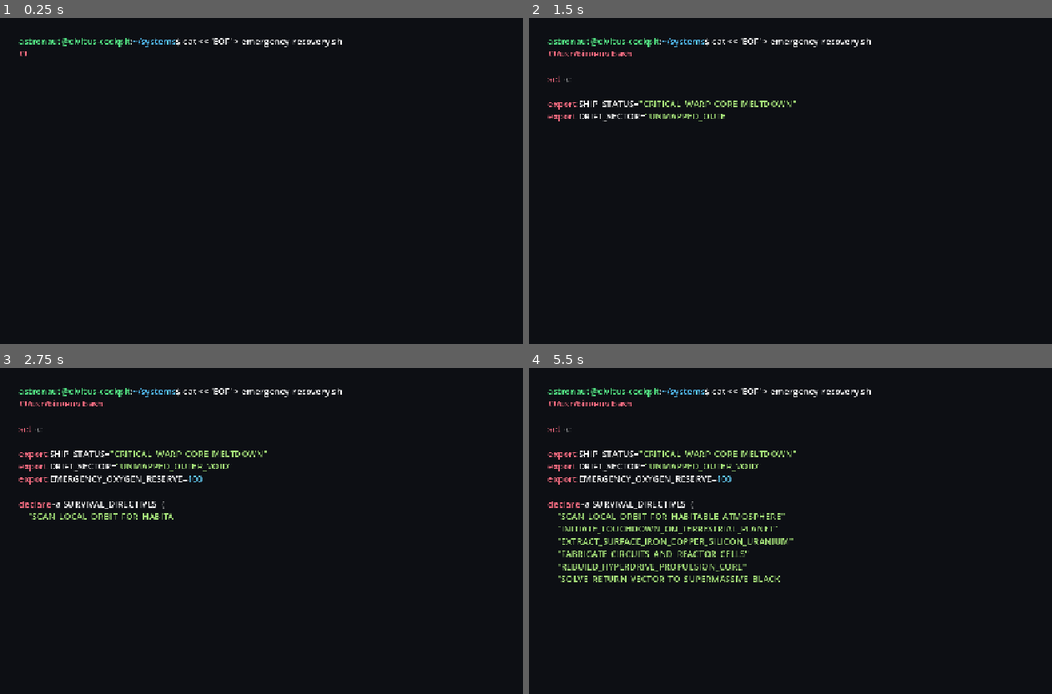
Above: before the commit, frames 1-4 (two rows, left to right).
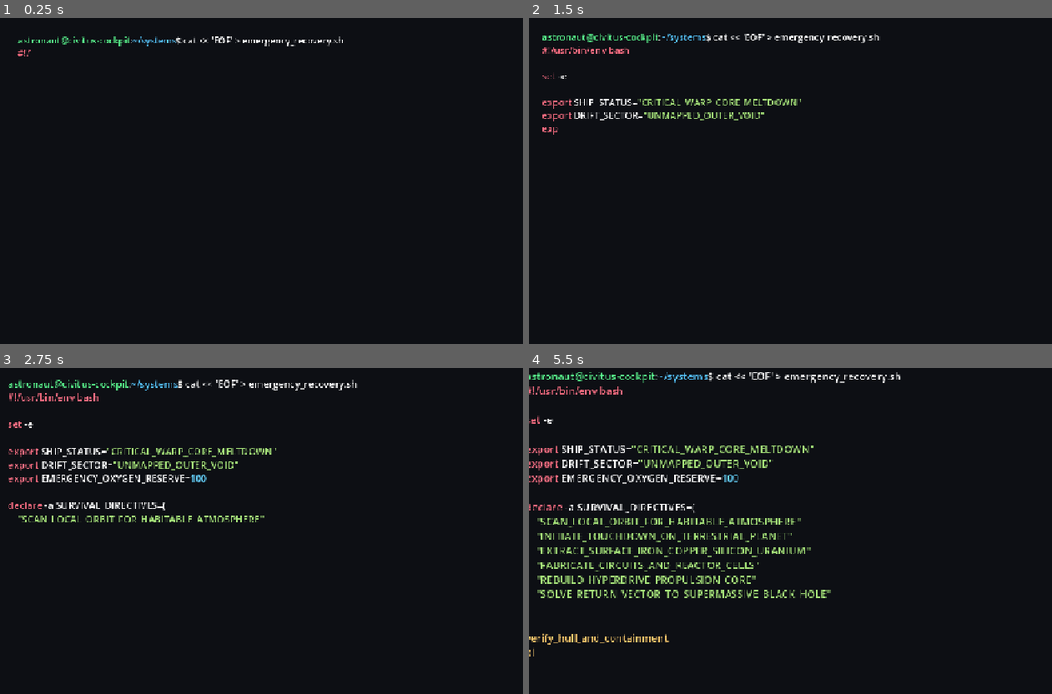
Above: after the commit, the same moments.

Repository: nicolasbuelvas/CIVITUS
Game: Godot game, scene res://scenes/tools/record_authentic_code_intro.tscn
The game is run twice, just before and just after one commit, with the same random seed, the same clock (stepped at 60 frames per second) and the same inputs. This scene is started directly instead of the project's main scene. Sound files missing from this copy of the repository are replaced by a short silence.
Inputs (mouse positions are in pixels of both pictures, inside the frame that each line leads up to):
- Up to frame 1 (0.25 s): no input
- Up to frame 2 (1.5 s): tap Enter at 0.5 s; move the mouse to (1010, 187) at 0.52 s; hold D (move_right) 0.53-1.25 s; hold Left (rotate_cam_left) 0.53-1.25 s; click (1010, 187) at 0.67 s; drag from (727, 223) to (827, 282) at 1.27 s
- Up to frame 3 (2.75 s): move the mouse to (402, 472) at 2.02 s; hold D (move_right) from 2.03 s (still down); hold Shift (sprint) from 2.03 s (still down)
- Up to frame 4 (5.5 s): release D (move_right) at 2.75 s; release Shift (sprint) at 2.75 s; drag from (827, 632) to (664, 498) at 2.77 s; move the mouse to (outside the picture) at 3.52 s; hold A (move_left) 3.53-4.25 s; hold F 3.53-4.25 s; drag from (664, 498) to (764, 462) at 4.27 s; move the mouse to (895, 557) at 5.02 s; hold S (move_backward) from 5.03 s (still down); tap H at 5.1 s; click (895, 557) at 5.17 s

The runs differ from the first frame. In frame 1, 0.8% of the frame differs, in the area x 3-66%, y 5-12%; in frame 2, 2.8%; in frame 3, 4.9%; in frame 4, 10%, in the area x 0-72%, y 1-89%.

Commit message:
feat: 2s black hole, 2s rapid window sun exit, Linux kernel panic crash, typing zoom in, and silence menu music in intro

Diff:
--- a/scripts/autoloads/audio_manager.gd
+++ b/scripts/autoloads/audio_manager.gd
@@ -43,12 +43,6 @@
 	music_player.volume_db = default_music_volume_db
 	add_child(music_player)
 	music_player.finished.connect(_on_music_finished)
-
-	# Default to menu music if available, falling back to ambient gameplay music
-	if sounds.has("music_menu_theme"):
-		play_menu_music(0.0)
-	elif sounds.has("ambient_music"):
-		play_gameplay_music(0.0)
 
 func _on_music_finished() -> void:
 	if music_player and music_player.stream:
--- a/scripts/tools/record_authentic_code_intro.gd
+++ b/scripts/tools/record_authentic_code_intro.gd
@@ -1,7 +1,7 @@
 extends Node3D
 
 var frame_count: int = 0
-var max_frames: int = 1080 # 18.0s @ 60fps
+var max_frames: int = 960 # 16.0s @ 60fps
 var frames_dir: String = "res://temp_frames/authentic_intro/"
 var anim_time: float = 0.0
 
@@ -16,6 +16,7 @@
 
 # UI references
 var black_screen: ColorRect
+var terminal_container: Control
 var terminal_rtl: RichTextLabel
 var fade_overlay: ColorRect
 var title_card: Control
@@ -75,8 +76,11 @@
 var infinite_digits_pool: String = ""
 
 func _ready() -> void:
-	print("[Linux TTY Intro] Initializing 18.0s fast-action intro sequence...")
+	print("[Linux TTY Intro] Initializing fast-action 16s intro sequence...")
 	DirAccess.make_dir_recursive_absolute(ProjectSettings.globalize_path(frames_dir))
+
+	if AudioManager:
+		AudioManager.stop_music(0.0)
 
 	total_bash_chars = bash_script_plain.length()
 
@@ -182,6 +186,12 @@
 	black_screen.color = Color(0.05, 0.06, 0.08, 1.0)
 	add_child(black_screen)
 
+	# Terminal container for dynamic cinematic zoom-in
+	terminal_container = Control.new()
+	terminal_container.set_anchors_preset(Control.PRESET_FULL_RECT)
+	terminal_container.pivot_offset = Vector2(300, 220)
+	black_screen.add_child(terminal_container)
+
 	# Fullscreen Text Area - NO SCROLLBAR, NO SIDEBAR
 	terminal_rtl = RichTextLabel.new()
 	terminal_rtl.bbcode_enabled = true
@@ -189,7 +199,7 @@
 	terminal_rtl.position = Vector2(36, 32)
 	terminal_rtl.size = Vector2(1208, 656)
 	terminal_rtl.add_theme_font_size_override("normal_font_size", 17)
-	black_screen.add_child(terminal_rtl)
+	terminal_container.add_child(terminal_rtl)
 
 	# 2. Fade overlay
 	fade_overlay = ColorRect.new()
@@ -235,81 +245,98 @@
 
 	frame_count += 1
 	if frame_count >= max_frames:
-		print("[Linux TTY Intro] All 1080 frames captured.")
+		print("[Linux TTY Intro] All 960 frames captured.")
 		get_tree().quit(0)
 
 func _update_sequence(t: float, dt: float) -> void:
 	# =========================================================================
-	# BEAT 1: 0.0s to 13.5s -> CODE & REAL LINUX COMPILATION (13.5s - LONGEST)
-	# =========================================================================
-	if t < 13.5:
+	# BEAT 1: 0.0s to 12.0s -> CODE & REAL LINUX COMPILATION (12.0s)
+	# =========================================================================
+	if t < 12.0:
 		black_screen.visible = true
 		terminal_rtl.visible = true
 		black_hole_quad.visible = false
 		sun_sphere.visible = false
 		ship.visible = false
 
-		# Phase 1A: Typing bash script (0.0s to 7.0s)
-		if t < 7.0:
-			var typing_p = clamp(t / 6.6, 0.0, 1.0)
+		# Phase 1A: Typing bash script WITH DYNAMIC ZOOM IN (0.0s to 6.5s)
+		if t < 6.5:
+			var typing_p = clamp(t / 6.1, 0.0, 1.0)
 			var chars_to_show = int(typing_p * total_bash_chars)
 			var cursor = "[color=#5af78e]█[/color]" if fmod(t, 0.24) < 0.12 else " "
 			terminal_rtl.text = prompt_str + bash_script_bbcode + cursor
 			terminal_rtl.visible_characters = 54 + chars_to_show
 
-		# Phase 1B: Step 1 Linker & Network Error (7.0s to 9.0s)
-		elif t < 9.0:
+			# Progressive smooth cinematic zoom in
+			var zoom_s = lerp(1.0, 1.18, typing_p)
+			terminal_container.scale = Vector2(zoom_s, zoom_s)
+
+		# Phase 1B: Step 1 Linker & Network Error (6.5s to 8.2s)
+		elif t < 8.2:
+			terminal_container.scale = Vector2.ONE
 			terminal_rtl.visible_characters = -1
-			if t > 8.8:
+			if t > 8.0:
 				terminal_rtl.text = "[color=#5af78e]astronaut@civitus-cockpit[/color]:[color=#57c7ff]~/systems[/color][color=#f1f1f0]$[/color] clear"
 			else:
 				var out = "[color=#5af78e]astronaut@civitus-cockpit[/color]:[color=#57c7ff]~/systems[/color][color=#f1f1f0]$[/color] gcc -O2 emergency_recovery.c -o recovery -lquantum_relay\n\n"
 				out += "[color=#abb2bf]quantum_relay.c: In function 'ping_sagittarius_quantum_relay':[/color]\n"
-				if t >= 7.6:
+				if t >= 7.2:
 					out += "[color=#e5c07b]quantum_relay.c:19:5: warning: implicit declaration of function 'subspace_ping' [-Wimplicit-function-declaration][/color]\n"
 					out += "[color=#ff5555]/usr/bin/ld: cannot find -lquantum_relay: No such file or directory[/color]\n"
 					out += "[color=#ff5555]collect2: error: ld returned 1 exit status[/color]\n"
 					out += "[color=#ff7085]make: *** [Makefile:18: recovery] Error 1 (EHOSTUNREACH: 0 repeaters in local light-cone)[/color]"
 				terminal_rtl.text = out
 
-		# Phase 1C: Step 2 Segfault Critical Error (9.0s to 11.0s)
-		elif t < 11.0:
+		# Phase 1C: Step 2 Segfault Critical Error (8.2s to 9.8s)
+		elif t < 9.8:
+			terminal_container.scale = Vector2.ONE
 			terminal_rtl.visible_characters = -1
-			if t > 10.8:
+			if t > 9.6:
 				terminal_rtl.text = "[color=#5af78e]astronaut@civitus-cockpit[/color]:[color=#57c7ff]~/systems[/color][color=#f1f1f0]$[/color] clear"
 			else:
 				var out = "[color=#5af78e]astronaut@civitus-cockpit[/color]:[color=#57c7ff]~/systems[/color][color=#f1f1f0]$[/color] ./emergency_recovery --diagnose-warp\n\n"
 				out += "[color=#67d5ff][    0.001420] warp_core: probing magnetic pinch coil sensors...[/color]\n"
-				if t >= 9.6:
+				if t >= 8.9:
 					out += "[color=#e5c07b][    0.284102] WARN: sensor bus 0x3F unresponsive. Thermal runaway detected.[/color]\n"
 					out += "[color=#ff5555][    0.512904] emergency_recovery[2048]: segfault at 0x00000000 ip 0x7f8e12sp 0x7ffd19 in libhyperdrive.so[/color]\n"
 					out += "[color=#ff5555]Segmentation fault (core dumped)[/color]\n"
 					out += "[color=#ff7085][CRITICAL_MELTDOWN] exit status 139 (Warp coils vaporized)[/color]"
 				terminal_rtl.text = out
 
-		# Phase 1D: Step 3 Solve Distance & Infinite Stream (11.0s to 13.5s)
+		# Phase 1D: Step 3 Solve Distance & REAL LINUX KERNEL PANIC (9.8s to 12.0s)
 		else:
+			terminal_container.scale = Vector2.ONE
 			terminal_rtl.visible_characters = -1
 			var out = "[color=#5af78e]astronaut@civitus-cockpit[/color]:[color=#57c7ff]~/systems[/color][color=#f1f1f0]$[/color] ./emergency_recovery --solve-distance\n\n"
 			out += "[color=#67d5ff][    0.000840] astrometrics: solving relativistic geodesic to Galactic Singularity...[/color]\n"
 			out += "[color=#98c379][OK] TARGET SOLVED: SAGITTARIUS SUPERMASSIVE BLACK HOLE (THE UNMILKY WAY).[/color]\n\n"
 			out += "[color=#e5c07b]CALCULATED DISTANCE TO HOME: [/color]"
 
-			var num_time = t - 11.3
-			var digits_count = int(clamp(num_time / 2.0, 0.0, 1.0) * 850)
+			var num_time = t - 9.9
+			var digits_count = int(clamp(num_time / 1.3, 0.0, 1.0) * 850)
 			var sub_digits = infinite_digits_pool.substr(0, digits_count)
-
 			out += "[color=#ffb454]" + sub_digits + "... AU[/color]\n\n"
-			if num_time > 1.0:
-				out += "[color=#ff7085]>>> [OVERFLOW] DISTANCE EXCEEDS 64-BIT PRECISION // TRAVEL TIME: UNMEASURABLE[/color]"
+
+			# Genuine Linux Kernel Panic when numbers overflow (NO AI SLOP)
+			if t >= 11.2:
+				out += "[color=#ff5555][  11.204891] Kernel panic - not syncing: Fatal arithmetic exception in astrometrics_geodesic_solve()[/color]\n"
+				out += "[color=#abb2bf][  11.204893] CPU: 0 PID: 2049 Comm: emergency_recovery Tainted: G        D    6.8.0-unmilkyway #1[/color]\n"
+				out += "[color=#abb2bf][  11.204895] Hardware name: Cockpit Avionics Flight Computer Rev 4 / NavBus[/color]\n"
+				out += "[color=#abb2bf][  11.204898] Call Trace:[/color]\n"
+				out += "[color=#abb2bf]   dump_stack_lvl+0x48/0x70[/color]\n"
+				out += "[color=#abb2bf]   panic+0x310/0x360[/color]\n"
+				out += "[color=#abb2bf]   ? geodesic_solve_relativistic+0x1a8/0x240 [astrometrics][/color]\n"
+				out += "[color=#abb2bf]   do_trap+0x80/0x140[/color]\n"
+				out += "[color=#ff5555][  11.204920] ---[ end Kernel panic - not syncing: Integer overflow in distance calculation ]---[/color]\n"
+				out += "[color=#ffffff]System halted.[/color]"
 
 			terminal_rtl.text = out
 
 	# =========================================================================
-	# BEAT 2: 13.5s to 15.3s -> SUPERMASSIVE BLACK HOLE (RÁPIDA - ONLY 1.8s)
-	# =========================================================================
-	elif t < 15.3:
-		var b2_t = t - 13.5
+	# BEAT 2: 12.0s to 14.0s -> SUPERMASSIVE BLACK HOLE (EXACTLY 2.0s)
+	# =========================================================================
+	elif t < 14.0:
+		var b2_t = t - 12.0
 		black_screen.visible = false
 		terminal_rtl.visible = false
 
@@ -317,15 +344,15 @@
 		sun_sphere.visible = false
 		ship.visible = false
 
-		camera.position = Vector3(0, 0, lerp(11.5, 7.0, b2_t / 1.8))
+		camera.position = Vector3(0, 0, lerp(12.0, 6.8, b2_t / 2.0))
 		camera.look_at(Vector3.ZERO, Vector3.UP)
 		black_hole_quad.rotation.z += dt * 0.05
 
 	# =========================================================================
-	# BEAT 3: 15.3s to 18.0s -> RAPID & FLUID GLIDE OUT WINDOW TO SUN (2.7s)
+	# BEAT 3: 14.0s to 16.0s -> FAST WINDOW FLIGHT TO SUN & TITLE (EXACTLY 2.0s)
 	# =========================================================================
 	else:
-		var b3_t = t - 15.3
+		var b3_t = t - 14.0
 		black_hole_quad.visible = false
 		ship.visible = true
 		sun_sphere.visible = true
@@ -334,12 +361,12 @@
 
 		sun_sphere.rotation.y += dt * 0.08
 
-		# Fast, dynamic, buttery-smooth forward flight out of window
-		var p = clamp(b3_t / 2.5, 0.0, 1.0)
+		# Fast, dynamic, high-speed flight through window
+		var p = clamp(b3_t / 1.8, 0.0, 1.0)
 		var s_p = p * p * (3.0 - 2.0 * p) # Smoothstep easing
 
 		var start_pos = Vector3(0.0, 1.84, -0.6)
-		var end_pos = Vector3(0.8, 2.5, -16.0)
+		var end_pos = Vector3(0.8, 2.5, -18.0)
 		camera.position = start_pos.lerp(end_pos, s_p)
 
 		var start_look = Vector3(0.0, 1.96, -4.0)
@@ -347,10 +374,10 @@
 		var cur_look = start_look.lerp(end_look, s_p)
 		camera.look_at(cur_look, Vector3.UP)
 
-		# Smooth rapid background darkening
-		fade_overlay.color = Color(0.0, 0.0, 0.0, clamp((b3_t - 0.7) / 1.4, 0.0, 0.90))
+		# Smooth rapid darkening
+		fade_overlay.color = Color(0.0, 0.0, 0.0, clamp(b3_t / 1.4, 0.0, 0.90))
 
 		# Fast title reveal
-		if b3_t > 0.8:
-			var title_p = clamp((b3_t - 0.8) / 1.3, 0.0, 1.0)
+		if b3_t > 0.5:
+			var title_p = clamp((b3_t - 0.5) / 1.0, 0.0, 1.0)
 			title_card.modulate.a = title_p
Not shown, changed: animacion_intro_the_unmilky_way_final.mp4
Not shown, changed: assets/audio/pure_typing_intro_soundtrack.wav
Not shown, changed: scripts/tools/generate_authentic_intro_audio.py
